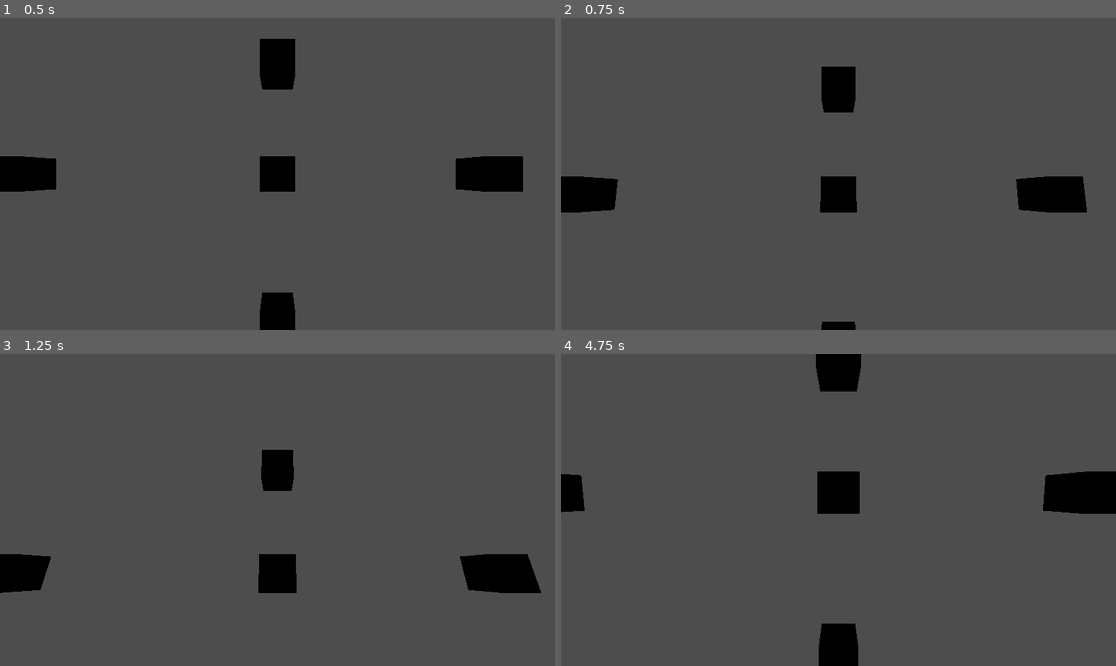
Above: before the commit, frames 1-4 (two rows, left to right).
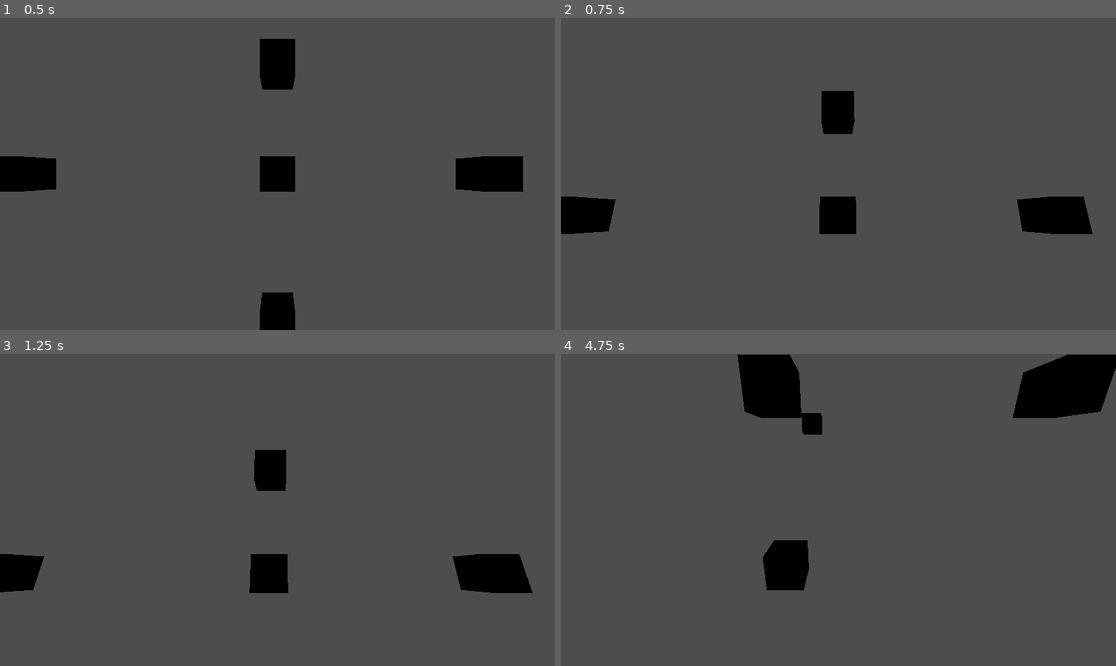
Above: after the commit, the same moments.

Repository: BipedalMammalRescue/nice-boat-game
Game: Godot game, scene res://Scenes/tb_ship_yard.tscn
The game is run twice, just before and just after one commit, with the same random seed, the same clock (stepped at 60 frames per second) and the same inputs.
Inputs:
- Up to frame 1 (0.5 s): no input
- Up to frame 2 (0.75 s): tap Enter at 0.5 s; hold D (translate_right) from 0.53 s (still down); hold Down (ascend) from 0.53 s (still down)
- Up to frame 3 (1.25 s): keep holding D (translate_right); keep holding Down (ascend)
- Up to frame 4 (4.75 s): release D (translate_right) at 1.28 s; release Down (ascend) at 1.28 s; hold Q (translate_down, bound only after the commit) 1.28-2.03 s; tap S (decelerate) at 1.35 s; hold D (translate_right) 2.03-2.78 s; hold Up (dive) 2.03-2.78 s; hold W (accelerate) 2.78-3.53 s; tap Down (ascend) at 2.85 s; hold S (decelerate) 3.53-4.28 s; hold A (translate_left) from 3.53 s (still down); tap Up (dive) at 4.35 s

Frame 1 is identical in both runs. In frame 2, 4.9% of the frame differs, in the area x 0-96%, y 15-100%; in frame 3, 1.2%; in frame 4, 11%, in the area x 0-100%, y 0-100%.

Commit message:
some more movement tech

Diff:
--- a/Scenes/tb_ship_yard.tscn
+++ b/Scenes/tb_ship_yard.tscn
@@ -9,12 +9,12 @@
 [node name="TbShipYard" type="Node3D"]
 
 [node name="Ship" parent="." instance=ExtResource("1_qpknw")]
-angular_speed = 0.5
+angular_speed = 1.0
 accelerate_power = 20.0
 decelerate_power = 10.0
-eject_power = 0.5
+eject_power = 10.0
 body_mass = 10.0
-drag_factor = 10.0
+drag_factor = 8.0
 min_pitch = -0.3
 max_pitch = 0.3
 
@@ -163,3 +163,4 @@
 [connection signal="dive" from="Input" to="Ship" method="dive"]
 [connection signal="left" from="Input" to="Ship" method="turn_left"]
 [connection signal="right" from="Input" to="Ship" method="turn_right"]
+[connection signal="translate" from="Input" to="Ship" method="eject"]
--- a/Scripts/input_manager.gd
+++ b/Scripts/input_manager.gd
@@ -6,6 +6,8 @@
 signal dive(delta: float)
 signal left(delta: float)
 signal right(delta: float)
+
+signal translate(delta: float, direction: Vector3)
 
 func _process(delta: float) -> void:
 	if Input.is_action_pressed("accelerate"):
@@ -20,3 +22,11 @@
 		left.emit(delta)
 	if Input.is_action_pressed("right"):
 		right.emit(delta)
+	if Input.is_action_pressed("translate_up"):
+		translate.emit(delta, Vector3.UP)
+	if Input.is_action_pressed("translate_down"):
+		translate.emit(delta, Vector3.DOWN)
+	if Input.is_action_pressed("translate_left"):
+		translate.emit(delta, Vector3.LEFT)
+	if Input.is_action_pressed("translate_right"):
+		translate.emit(delta, Vector3.RIGHT)
--- a/Scripts/ship_controller.gd
+++ b/Scripts/ship_controller.gd
@@ -79,4 +79,8 @@
 	look_direction_update.emit(look_direction)
 
 func eject(delta: float, direction: Vector3) -> void:
+	# get the rotation from forward to temp look
+	var rotation_needed = acos(Vector3.FORWARD.dot(look_direction))
+	var rotation_axis = Vector3.FORWARD.cross(look_direction).normalized()
+	direction = direction.rotated(rotation_axis, rotation_needed)
 	current_acceleration += direction * delta * eject_power / body_mass
--- a/project.godot
+++ b/project.godot
@@ -53,12 +53,12 @@
 }
 translate_up={
 "deadzone": 0.2,
-"events": [Object(InputEventKey,"resource_local_to_scene":fa …(140 unchanged characters)… d":false,"keycode":0,"physical_keycode":81,"key_label":0,"unicode":113,"location":0,"echo":false,"script":null)
+"events": [Object(InputEventKey,"resource_local_to_scene":fa …(140 unchanged characters)… d":false,"keycode":0,"physical_keycode":69,"key_label":0,"unicode":101,"location":0,"echo":false,"script":null)
 ]
 }
 translate_down={
 "deadzone": 0.2,
-"events": [Object(InputEventKey,"resource_local_to_scene":fa …(140 unchanged characters)… d":false,"keycode":0,"physical_keycode":69,"key_label":0,"unicode":101,"location":0,"echo":false,"script":null)
+"events": [Object(InputEventKey,"resource_local_to_scene":fa …(140 unchanged characters)… d":false,"keycode":0,"physical_keycode":81,"key_label":0,"unicode":113,"location":0,"echo":false,"script":null)
 ]
 }
 translate_left={
